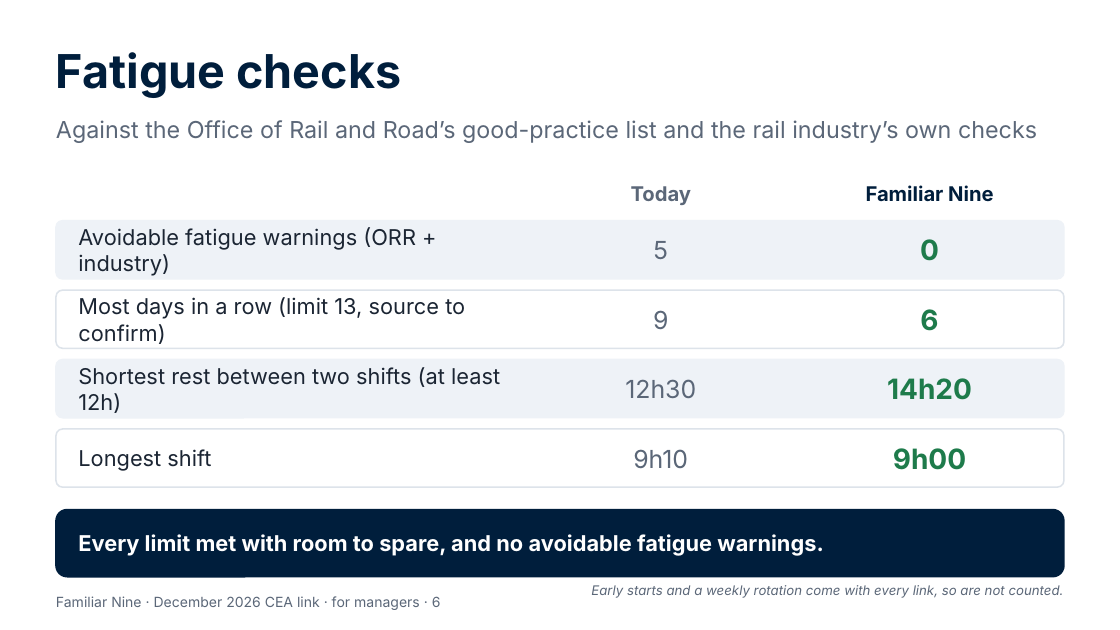
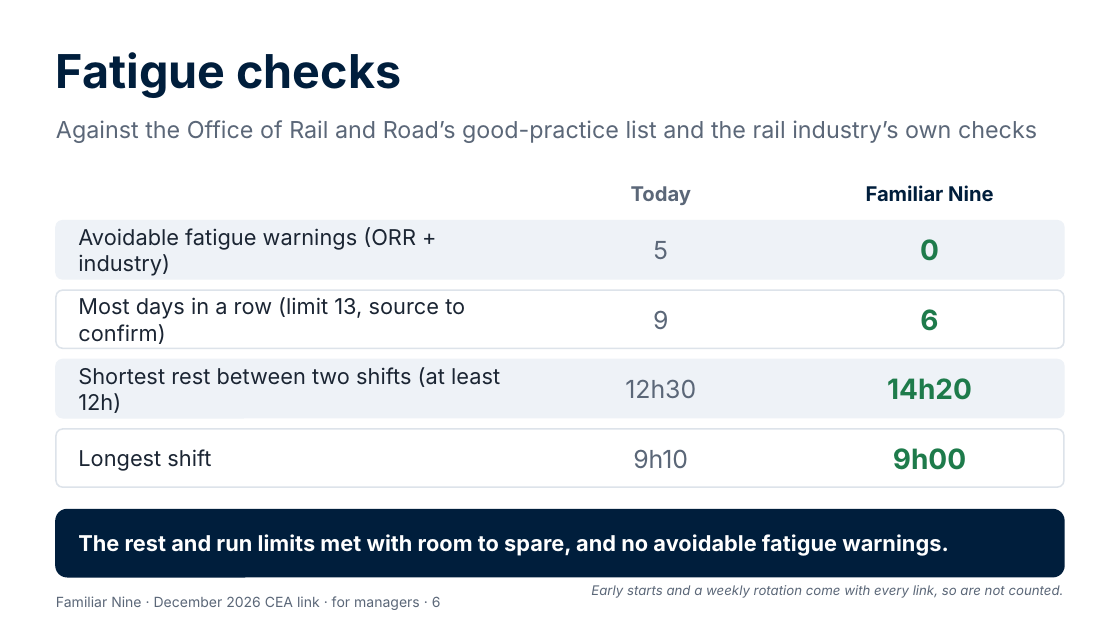
Before and after one commit to Garethdavidmiller/roster-app, a slide deck: slide 6 of docs/proposals/presentations/Familiar-Nine-for-managers.pptx. Drawn at 1120x630 pixels with LibreOffice and Linux fonts; fonts in the diff are those of the drawing. Boxes give left, top, right and bottom in pixels: in the first picture for what was removed or moved away, otherwise in the second. Text is boxed around its words. In the diff, an @@ line names an element or a change of style, - is before the commit and + after.

```diff
--- a/docs/proposals/presentations/Familiar-Nine-for-managers.pptx
+++ b/docs/proposals/presentations/Familiar-Nine-for-managers.pptx
@@ text at box(78, 534, 949, 556): text changed @@
-Every limit met with room to spare, and no avoidable fatigue warnings.
+The rest and run limits met with room to spare, and no avoidable fatigue warnings.
```
Also in this commit, not shown: 1 other slide changed, 21 other files.
